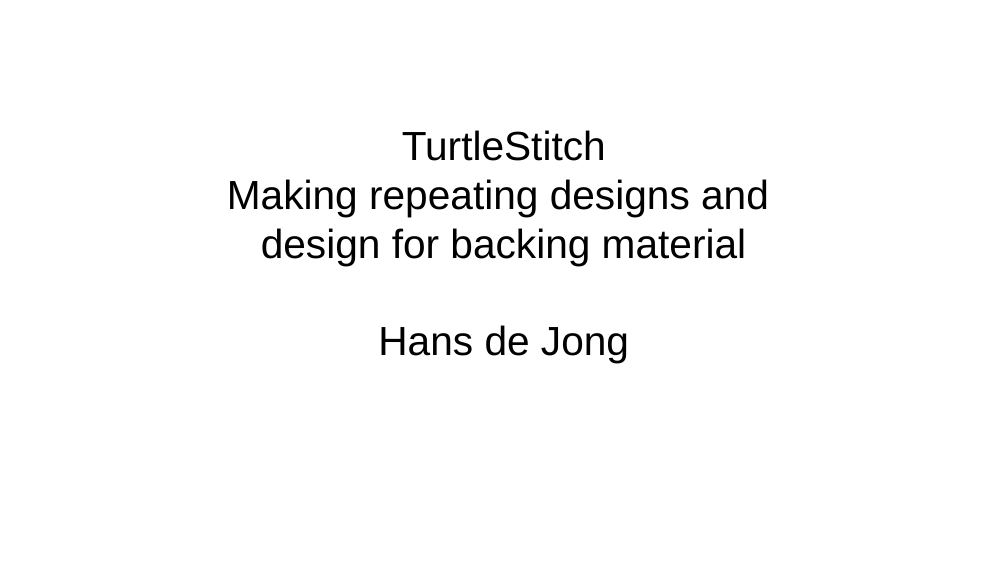
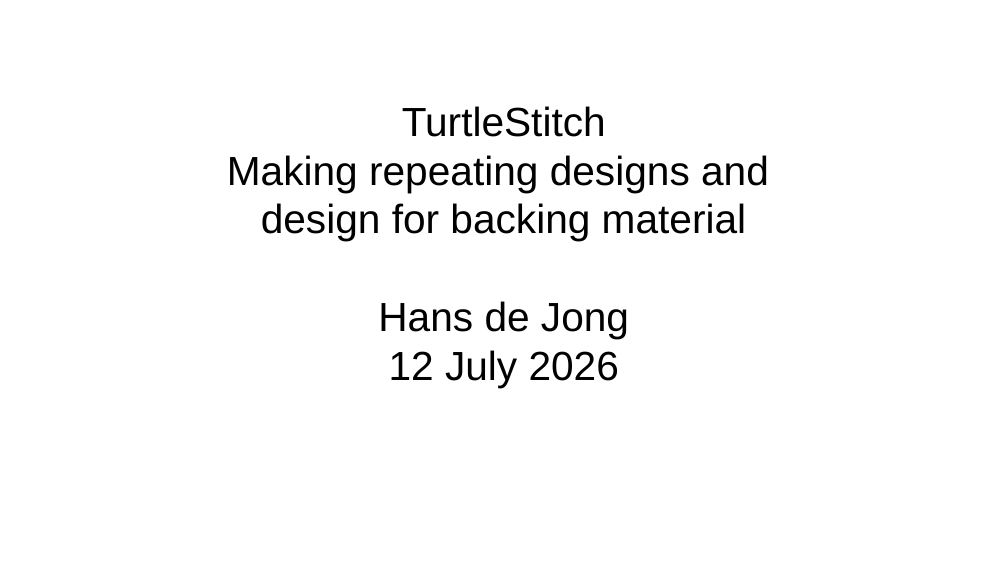
Before and after one commit to hansdejongehv/TSUSB, a slide deck: slide 1 of Miscellaneous/Repeated designs and backing.odp. Drawn at 1008x567 pixels with LibreOffice and Linux fonts; fonts in the diff are those of the drawing. Boxes give left, top, right and bottom in pixels: in the first picture for what was removed or moved away, otherwise in the second. Text is boxed around its words. In the diff, an @@ line names an element or a change of style, - is before the commit and + after.

```diff
--- a/Miscellaneous/Repeated designs and backing.odp
+++ b/Miscellaneous/Repeated designs and backing.odp
@@ subtitle at [389, 350, 619, 387]: paragraph added @@
+12 July 2026
```
Also in this commit, not shown: 7 other slides changed, 2 other files.
